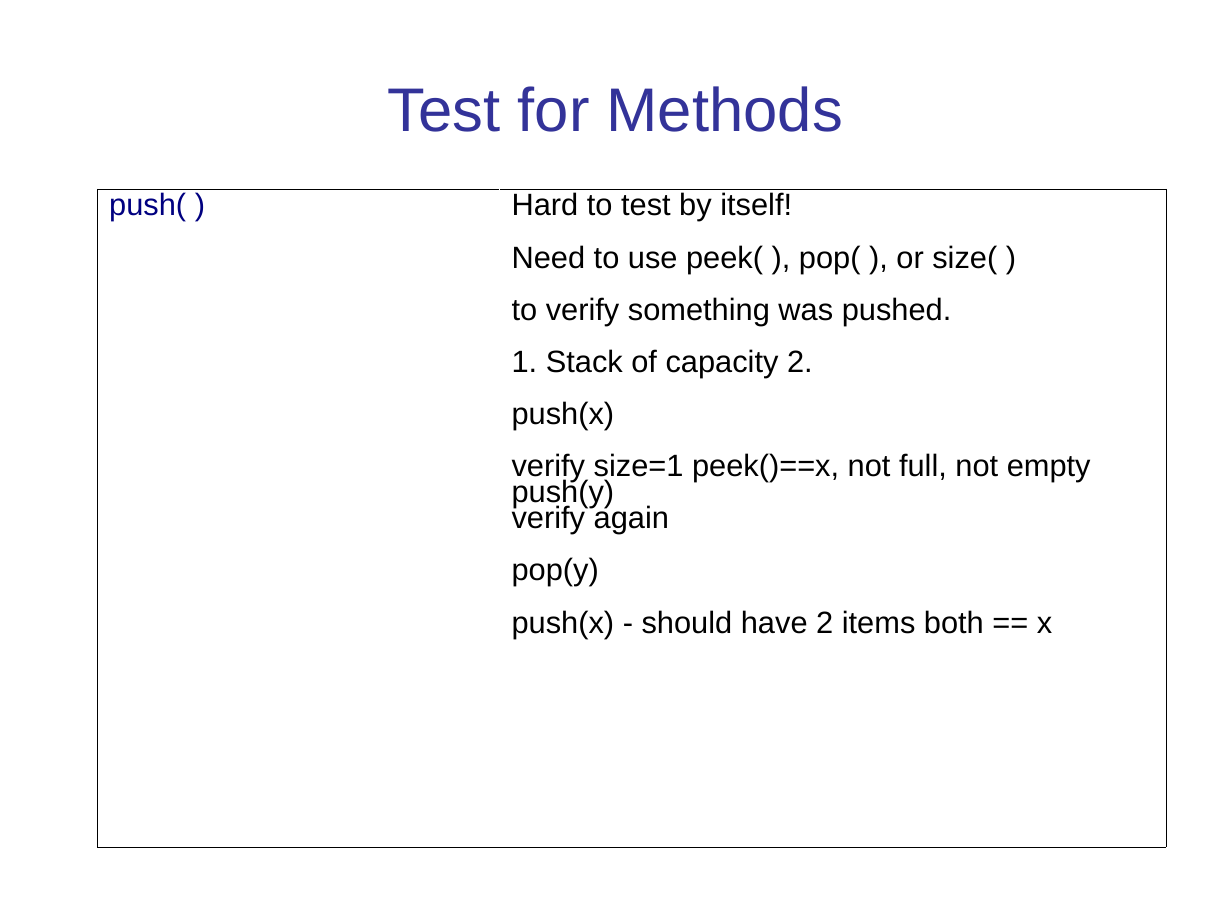
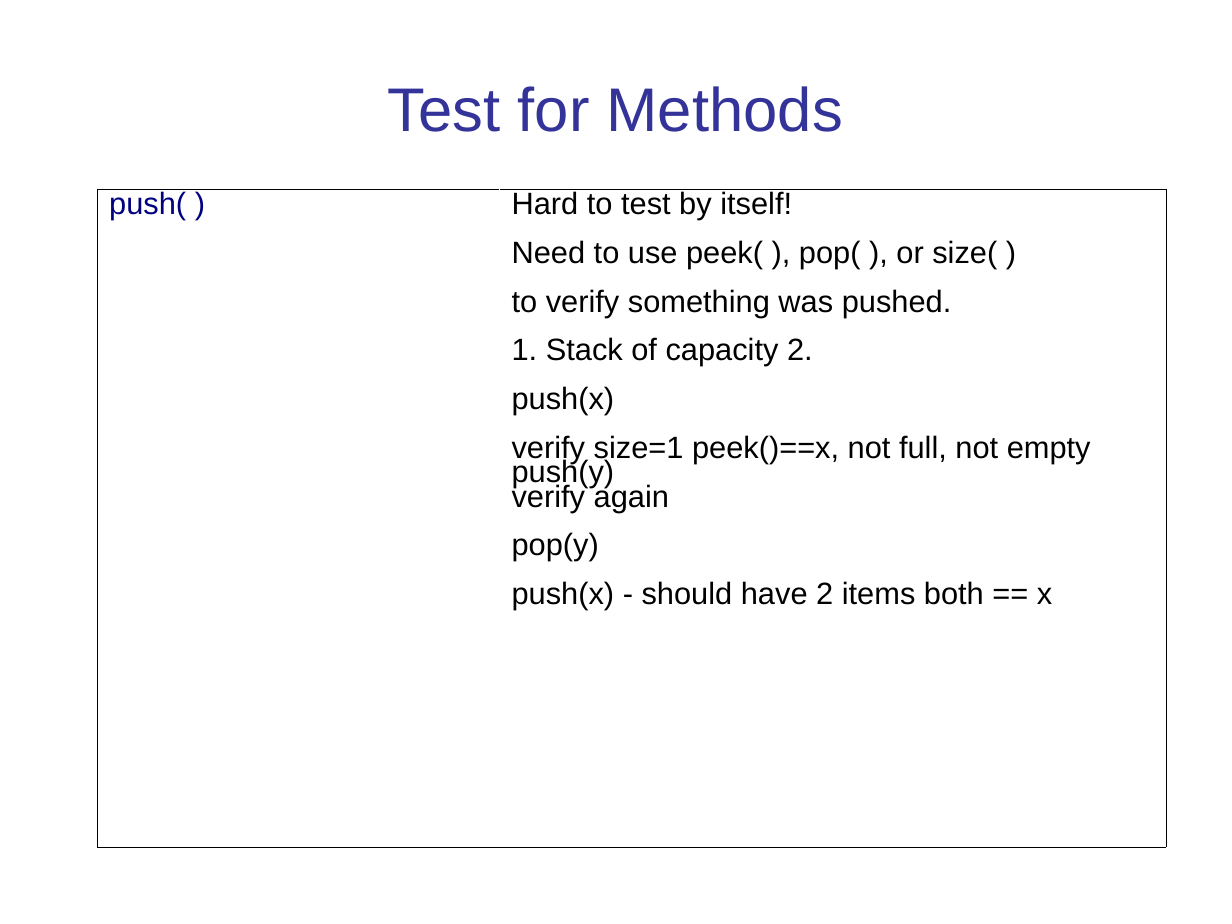
Before and after one commit to cpske/ISP, a slide deck: slide 12 of testing/UnitTesting.ppt (slide 11 before the commit). Drawn at 1232x924 pixels with LibreOffice and Linux fonts; fonts in the diff are those of the drawing. Boxes give left, top, right and bottom in pixels: in the first picture for what was removed or moved away, otherwise in the second. Text is boxed around its words. In the diff, an @@ line names an element or a change of style, - is before the commit and + after.

```diff
--- a/testing/UnitTesting.ppt
+++ b/testing/UnitTesting.ppt
@@ table at <box>97,188,1167,846</box> @@
@@ line spacing 0.76 to 0.71 @@
```
Also in this commit, not shown: 4 other slides changed, 1 slide added, 1 slide removed, 7 other files.
